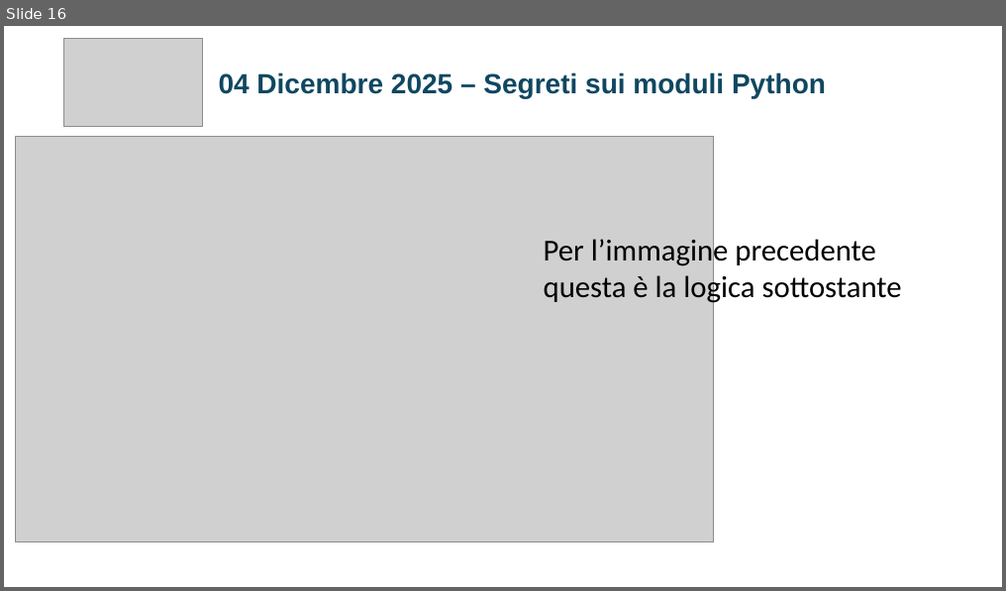
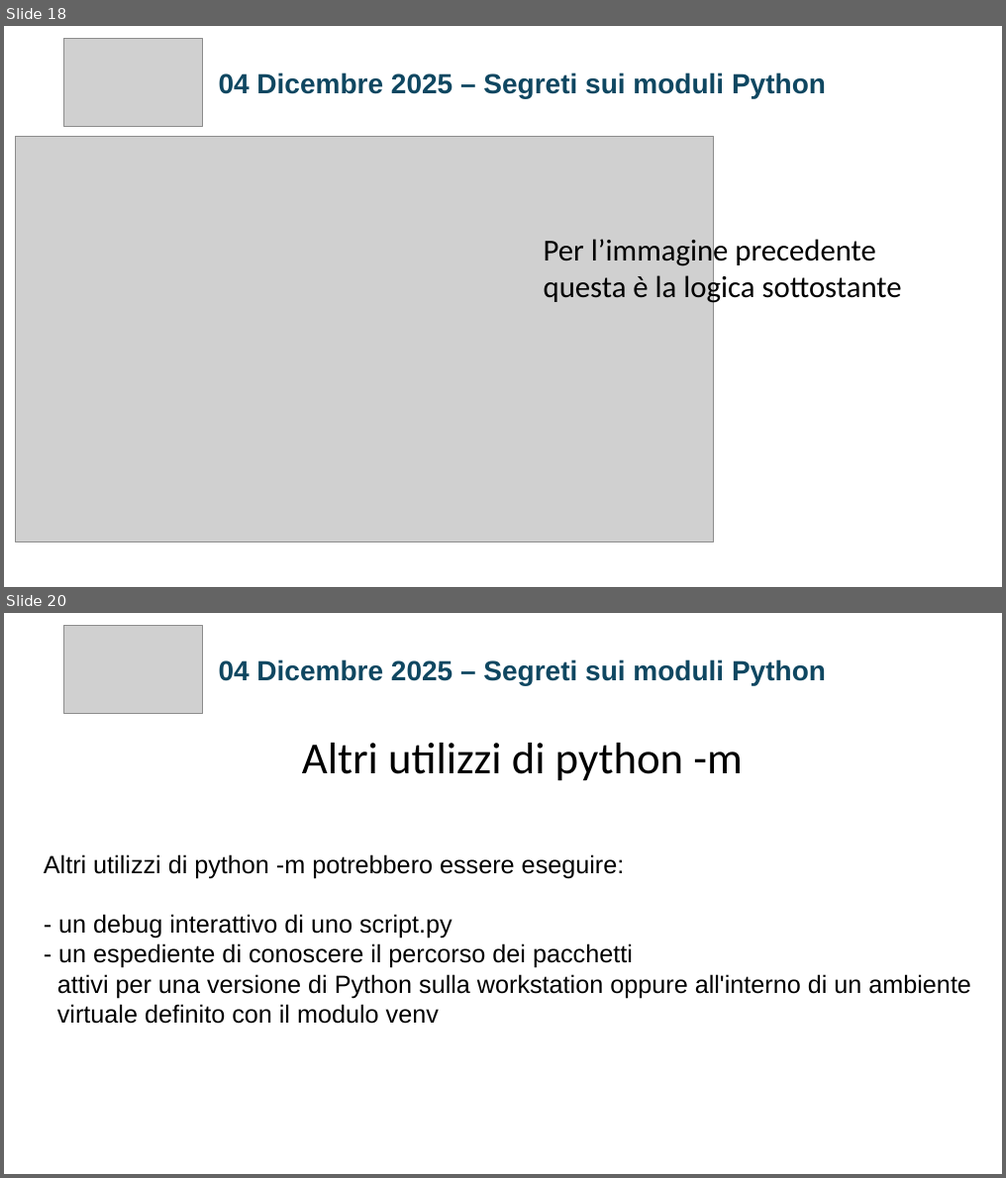
Before and after one commit to jobFrancoNet/segretiModulePython, a slide deck: SEGRETI_MODULI_PYTHON_FINALSLIDE.pptx. Shown one above the other, each under a label of ours: slide 16 before the commit, slides 18 and 20 after it; the slides between them are not shown. The pictures are 1006x591 and 1006x1178 pixels, drawn with LibreOffice and Linux fonts; fonts in the diff are those of the drawing; grey boxes stand for pictures. Boxes give left, top, right and bottom in pixels: in the first picture for what was removed or moved away, otherwise in the second. Text is boxed around its words. In the diff, an @@ line names an element or a change of style, - is before the commit and + after.

```diff
--- a/SEGRETI_MODULI_PYTHON_FINALSLIDE.pptx
+++ b/SEGRETI_MODULI_PYTHON_FINALSLIDE.pptx
@@ slide 20 added at [4, 613, 1002, 1174], background #FFFFFF @@
@@ picture added at [63, 626, 203, 714] @@
@@ text added at [219, 660, 826, 685], 20 pt, text #0F4761, bold @@
+04 Dicembre 2025 – Segreti sui moduli Python
@@ text added at [302, 743, 742, 781], 32 pt, text #000000 @@
+Altri utilizzi di python -m
@@ text added at [44, 855, 971, 1024], 18 pt, text #000000 @@
+Altri utilizzi di python -m potrebbero essere eseguire:
+- un debug interattivo di uno script.py
+- un espediente di conoscere il percorso dei pacchetti
+attivi per una versione di Python sulla workstation oppure all'interno di un ambiente
+virtuale definito con il modulo venv
@@ what was slide 16 is now slide 18 @@
```
Also in this commit, not shown: 12 slides changed, 14 other slides added, 6 slides removed, 29 other files.
